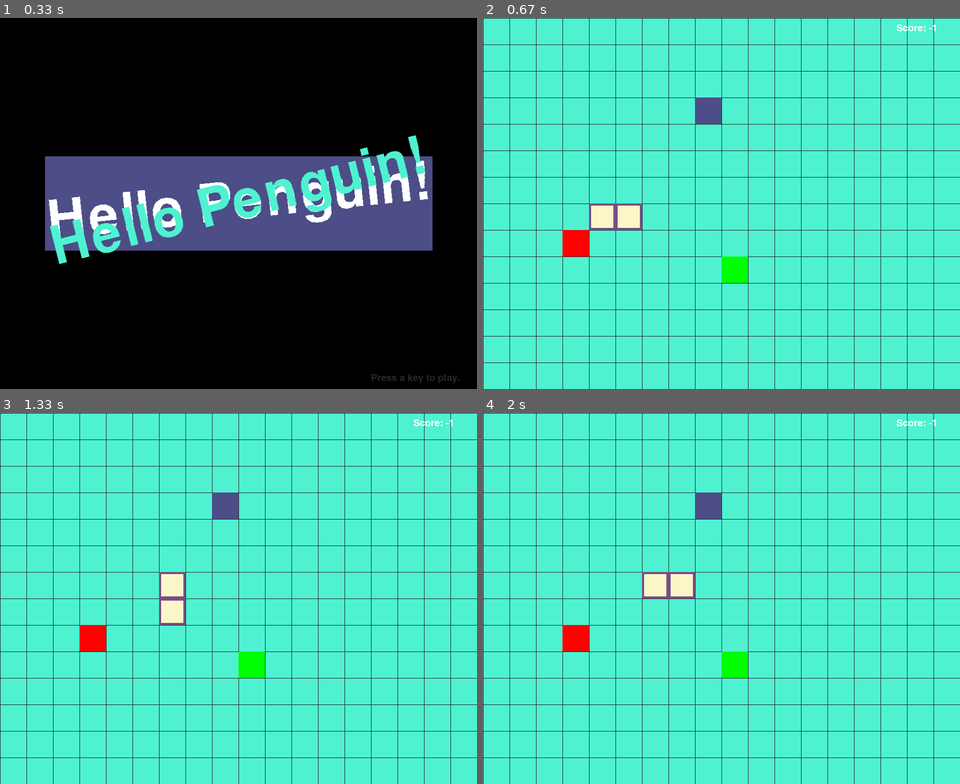
Above: before the commit, frames 1-4 (two rows, left to right).
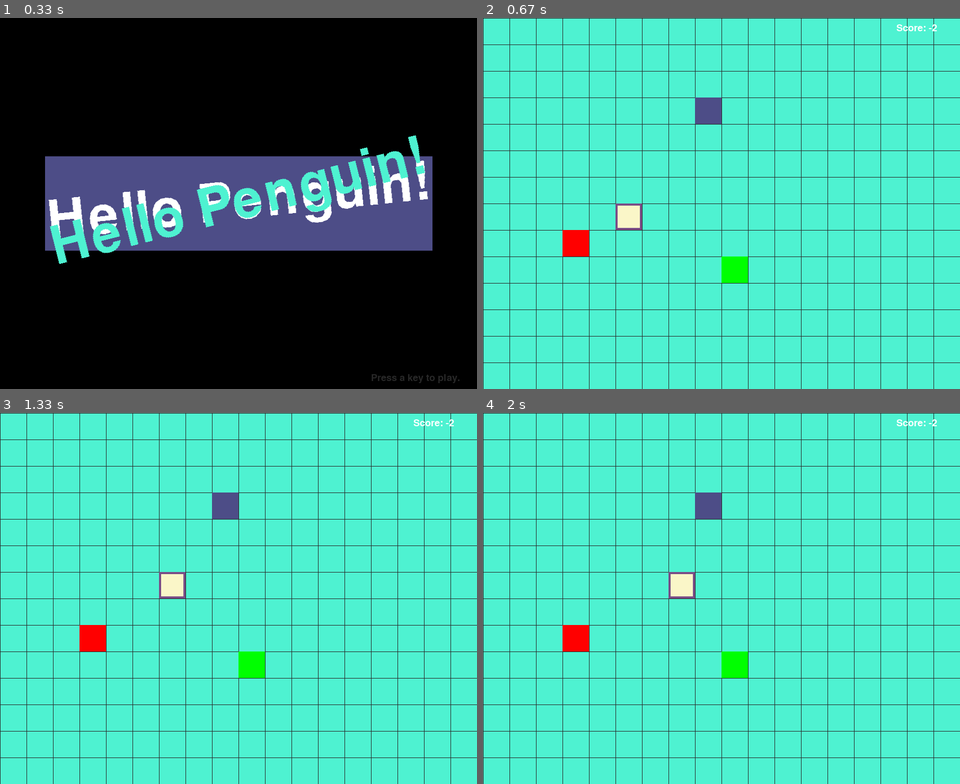
Above: after the commit, the same moments.

Repository: cokebaros/hackaton-penguin-game
Game: pygame game, started from hello_penguin.py
Two runs of this game, one before a commit and one after it. Both use one fixed random seed, a clock stepped at 60 frames per second and the inputs below.
Inputs:
- Up to frame 1 (0.33 s): no input
- Up to frame 2 (0.67 s): tap Enter at 0.33 s
- Up to frame 3 (1.33 s): hold Right 0.67-1.13 s; hold Up from 1.17 s (still down)
- Up to frame 4 (2 s): release Up at 1.48 s; hold Right 1.52-1.98 s

Frame 1 is identical in both runs. In frame 2, 0.4% of the frame differs, in the area x 22-96%, y 1-58%; in frame 3, 0.4%; in frame 4, 0.4%.

Commit message:
Se mueve y es uno solo

Diff:
--- a/hello_penguin.py
+++ b/hello_penguin.py
@@ -69,12 +69,7 @@
 
     starty = random.randint(5, CELLHEIGHT - 6)
 
-    wormCoords = [{'x': startx,     'y': starty},
-
-                  {'x': startx - 1, 'y': starty},
-
-                  #{'x': startx - 2, 'y': starty}
-                  ]
+    wormCoords = [{'x': startx,     'y': starty}]
 
     direction = None
 
@@ -97,28 +92,24 @@
 
                 if (event.key == K_LEFT) and direction != RIGHT:
 
-                    #direction = LEFT
                     newHead = {'x': wormCoords[HEAD]['x'] - 1, 'y': wormCoords[HEAD]['y']}
                     wormCoords.insert(0, newHead)
                     wormCoords.pop()
 
                 elif (event.key == K_RIGHT) and direction != LEFT:
 
-                    #direction = RIGHT
                     newHead = {'x': wormCoords[HEAD]['x'] + 1, 'y': wormCoords[HEAD]['y']}
                     wormCoords.insert(0, newHead)
                     wormCoords.pop()
 
                 elif (event.key == K_UP) and direction != DOWN:
 
-                    #direction = UP
                     newHead = {'x': wormCoords[HEAD]['x'], 'y': wormCoords[HEAD]['y'] - 1}
                     wormCoords.insert(0, newHead)
                     wormCoords.pop()
 
                 elif (event.key == K_DOWN) and direction != UP:
 
-                    #direction = DOWN
                     newHead = {'x': wormCoords[HEAD]['x'], 'y': wormCoords[HEAD]['y'] + 1}
                     wormCoords.insert(0, newHead)
                     wormCoords.pop()
@@ -157,34 +148,6 @@
 
             apple3 = getRandomLocation() # set a new apple somewhere
 
-        # else:
-
-        #     del wormCoords[-1] # remove worm's tail segment
-
-
-        # move the worm by adding a segment in the direction it is moving
-
-        # if direction == UP:
-
-        #     newHead = {'x': wormCoords[HEAD]['x'], 'y': wormCoords[HEAD]['y'] - 1}
-        #     # time.sleep(3)
-
-        # elif direction == DOWN:
-
-        #     newHead = {'x': wormCoords[HEAD]['x'], 'y': wormCoords[HEAD]['y'] + 1}
-
-        # elif direction == LEFT:
-
-        #     newHead = {'x': wormCoords[HEAD]['x'] - 1, 'y': wormCoords[HEAD]['y']}
-
-        # elif direction == RIGHT:
-
-        #     newHead = {'x': wormCoords[HEAD]['x'] + 1, 'y': wormCoords[HEAD]['y']}
-
-        # elif direction == None:
-        #     newHead = newHead
-
-        # wormCoords.insert(0, newHead)
 
         DISPLAYSURF.fill(CELESTE)
 
